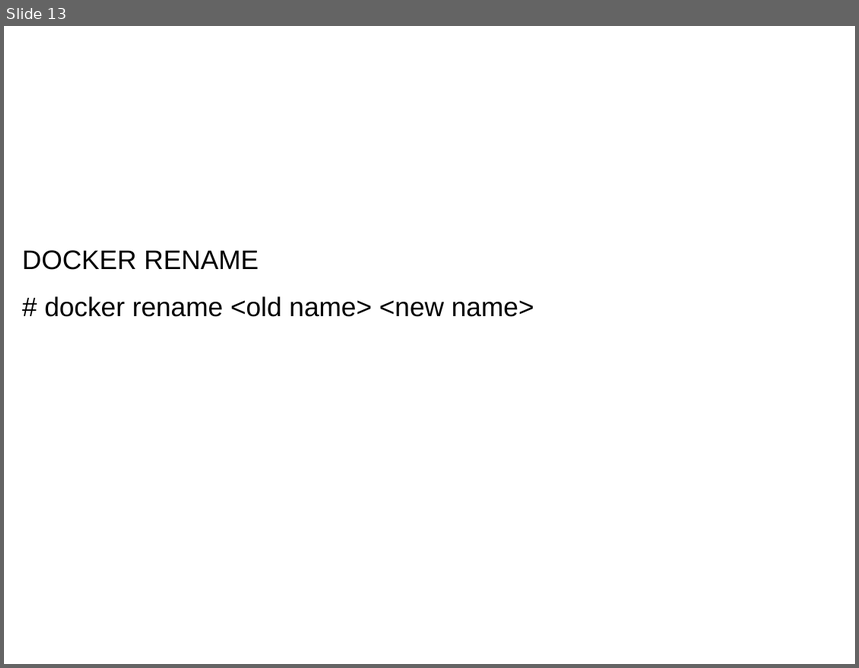
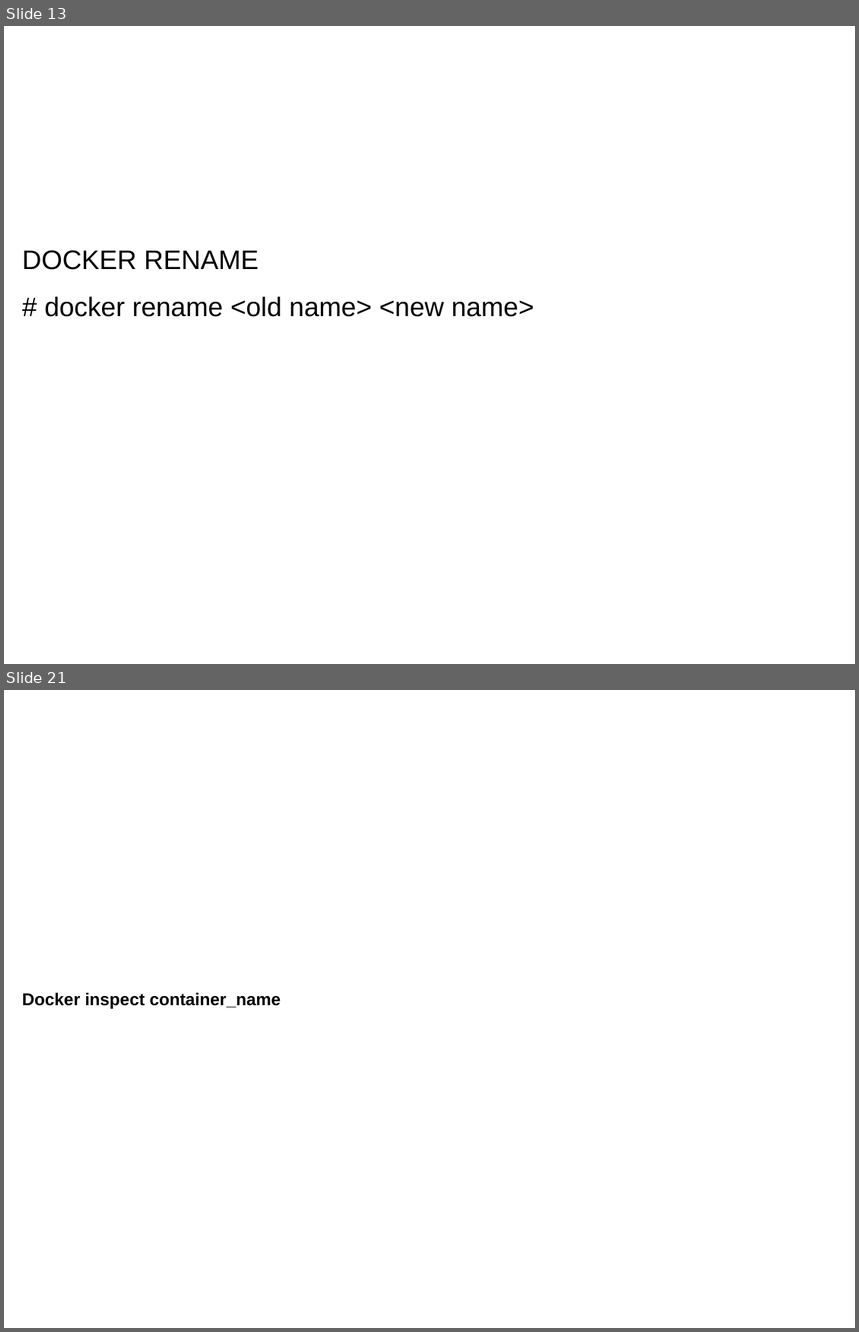
Before and after one commit to hackersdatabase007/mayank, a slide deck: Docker/MY_DOCKERS.pptx. Shown one above the other, each under a label of ours: slide 13 before the commit, slides 13 and 21 after it; the slides between them are not shown. The pictures are 859x668 and 859x1332 pixels, drawn with LibreOffice and Linux fonts; fonts in the diff are those of the drawing. Boxes give left, top, right and bottom in pixels: in the first picture for what was removed or moved away, otherwise in the second. Text is boxed around its words. In the diff, an @@ line names an element or a change of style, - is before the commit and + after.

```diff
--- a/Docker/MY_DOCKERS.pptx
+++ b/Docker/MY_DOCKERS.pptx
@@ slide 21 added at (x1=4, y1=690, x2=855, y2=1328), background #FFFFFF @@
@@ subtitle added at (x1=22, y1=992, x2=281, y2=1009), 16 pt, text #000000, bold @@
+Docker inspect container_name
```
Also in this commit, not shown: 7 other slides added, 1 other file.
